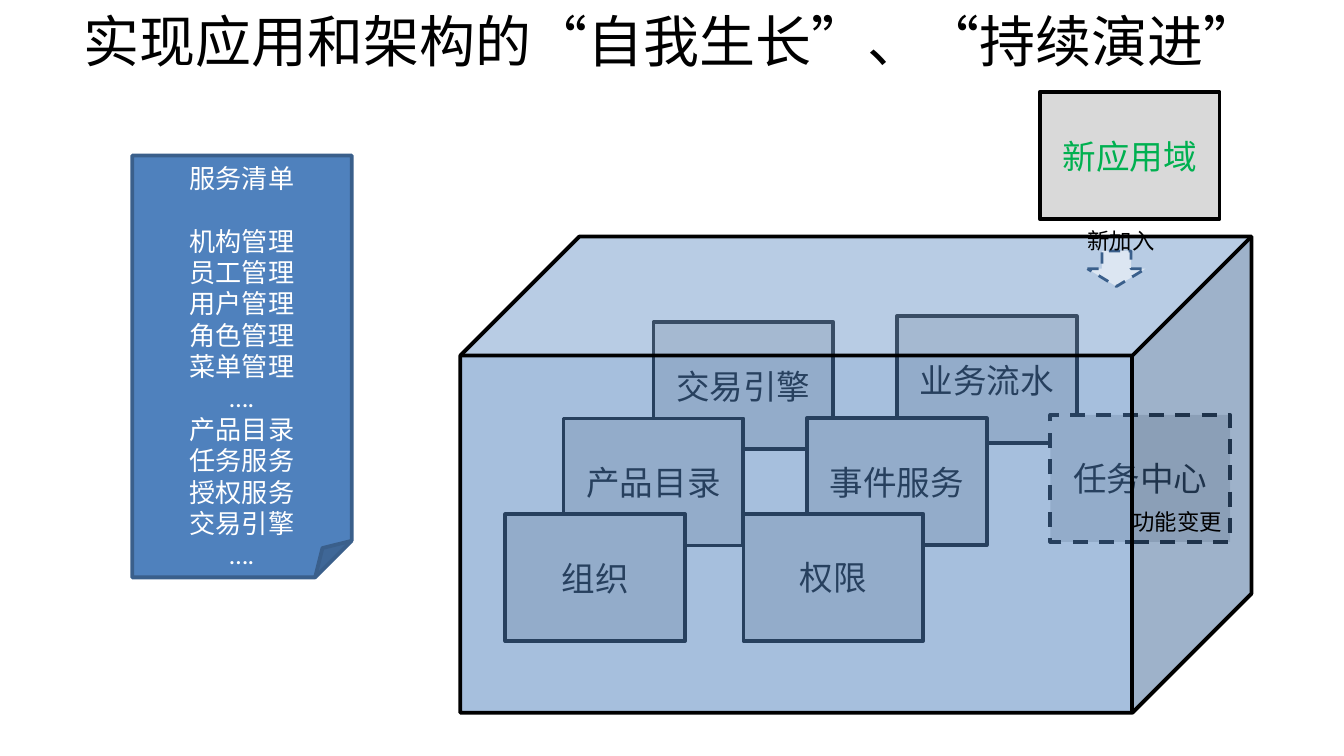
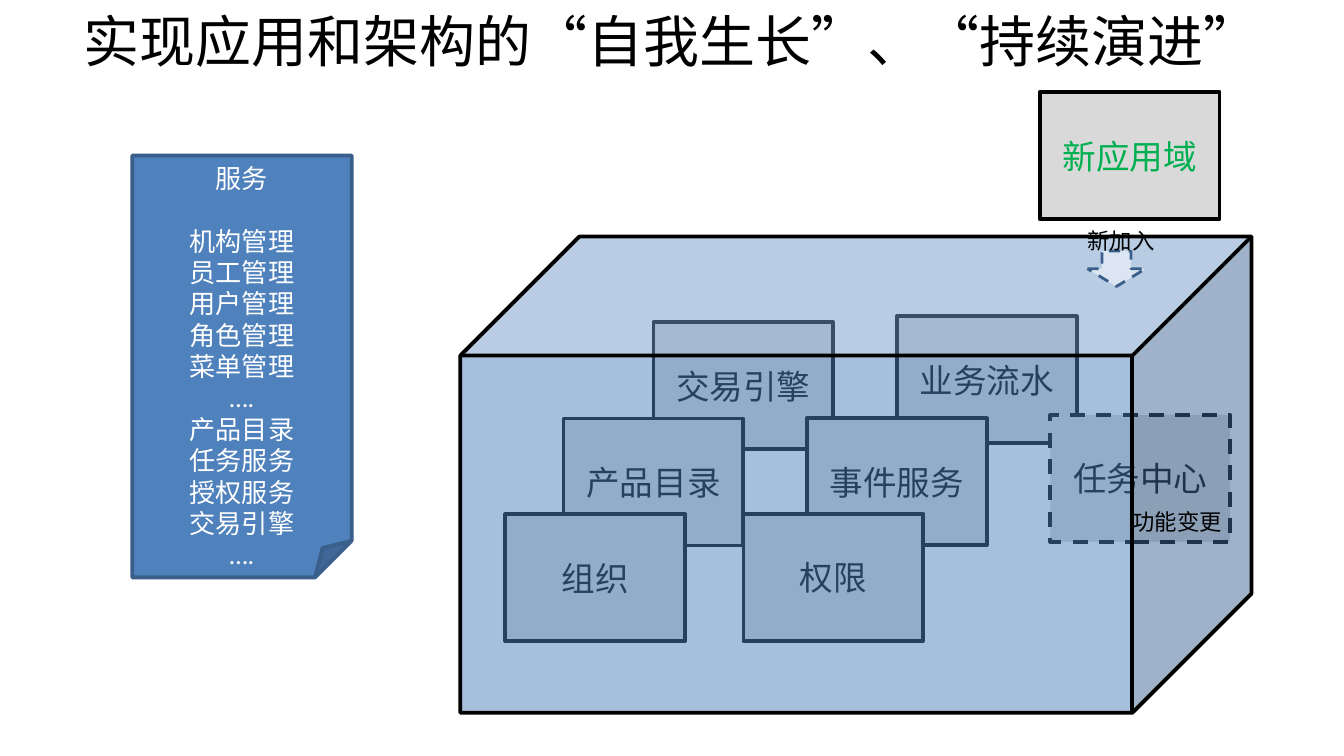
Before and after one commit to shiyunlai/tistools, a slide deck: slide 14 of TIStools.pptx (slide 7 before the commit). Drawn at 1344x756 pixels with LibreOffice and Linux fonts; fonts in the diff are those of the drawing. Boxes give left, top, right and bottom in pixels: in the first picture for what was removed or moved away, otherwise in the second. Text is boxed around its words. In the diff, an @@ line names an element or a change of style, - is before the commit and + after.

```diff
--- a/TIStools.pptx
+++ b/TIStools.pptx
@@ text in folded corner at box(216, 166, 268, 190): text changed @@
-服务清单
+服务
```
Also in this commit, not shown: 2 other slides changed, 6 slides added.
